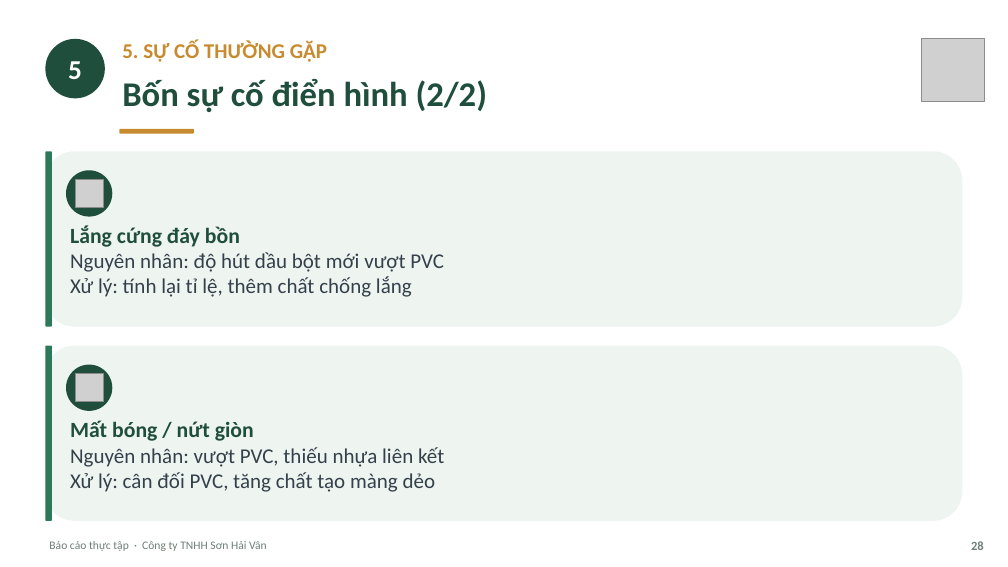
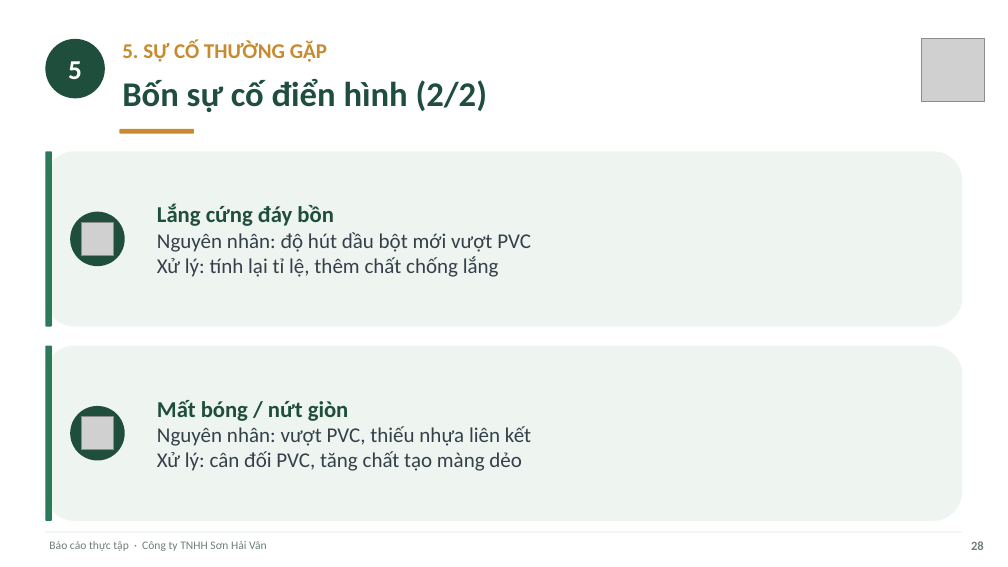
Before and after one commit to tranconcoder/pubic-resources, a slide deck: slide 28 of SuHeo/Báo cáo thực tập - Sơn Hải Vân.pptx. Drawn at 1008x567 pixels with LibreOffice and Linux fonts; fonts in the diff are those of the drawing; grey boxes stand for pictures. Boxes give left, top, right and bottom in pixels: in the first picture for what was removed or moved away, otherwise in the second. Text is boxed around its words. In the diff, an @@ line names an element or a change of style, - is before the commit and + after.

```diff
--- a/SuHeo/Báo cáo thực tập - Sơn Hải Vân.pptx
+++ b/SuHeo/Báo cáo thực tập - Sơn Hải Vân.pptx
@@ text "Lắng cứng đáy bồn" moved from (x1=70, y1=225, x2=444, y2=297) to (x1=157, y1=203, x2=531, y2=277) @@
@@ text "Lắng cứng đáy bồn" at (x1=157, y1=203, x2=531, y2=277): vertical alignment top to middle @@
@@ text at (x1=157, y1=203, x2=333, y2=226): size 20.8 to 21.6 pt in "Lắng cứng đáy bồn" @@
@@ ellipse resized from (x1=66, y1=170, x2=112, y2=216) to (x1=70, y1=212, x2=125, y2=266) @@
@@ picture resized from (x1=76, y1=180, x2=104, y2=208) to (x1=81, y1=222, x2=113, y2=255) @@
@@ text "Mất bóng / nứt giòn" at (x1=157, y1=400, x2=531, y2=471): vertical alignment top to middle @@
@@ text "Mất bóng / nứt giòn" moved from (x1=70, y1=420, x2=444, y2=492) to (x1=157, y1=400, x2=531, y2=471) @@
@@ ellipse resized from (x1=66, y1=364, x2=112, y2=411) to (x1=70, y1=406, x2=125, y2=461) @@
@@ picture resized from (x1=76, y1=374, x2=104, y2=402) to (x1=81, y1=417, x2=113, y2=449) @@
@@ text at (x1=157, y1=400, x2=349, y2=421): size 20.8 to 21.6 pt in "Mất bóng / nứt giòn" @@
```
Also in this commit, not shown: 32 other slides changed, 1 other file.
